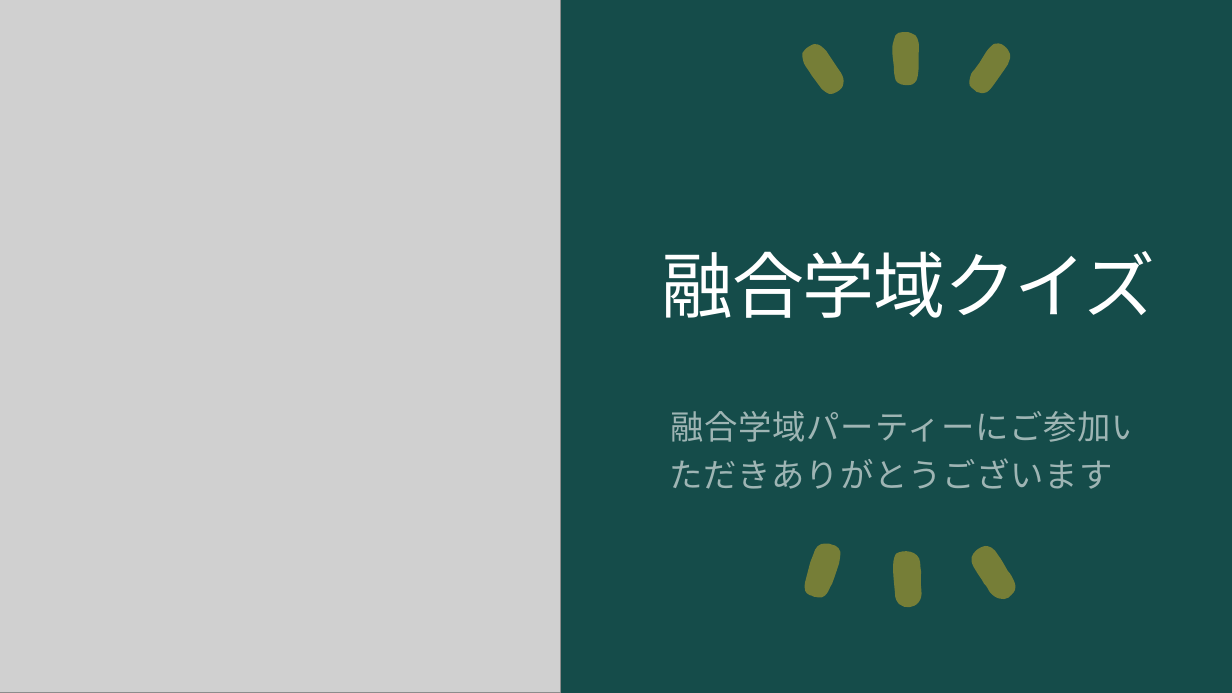
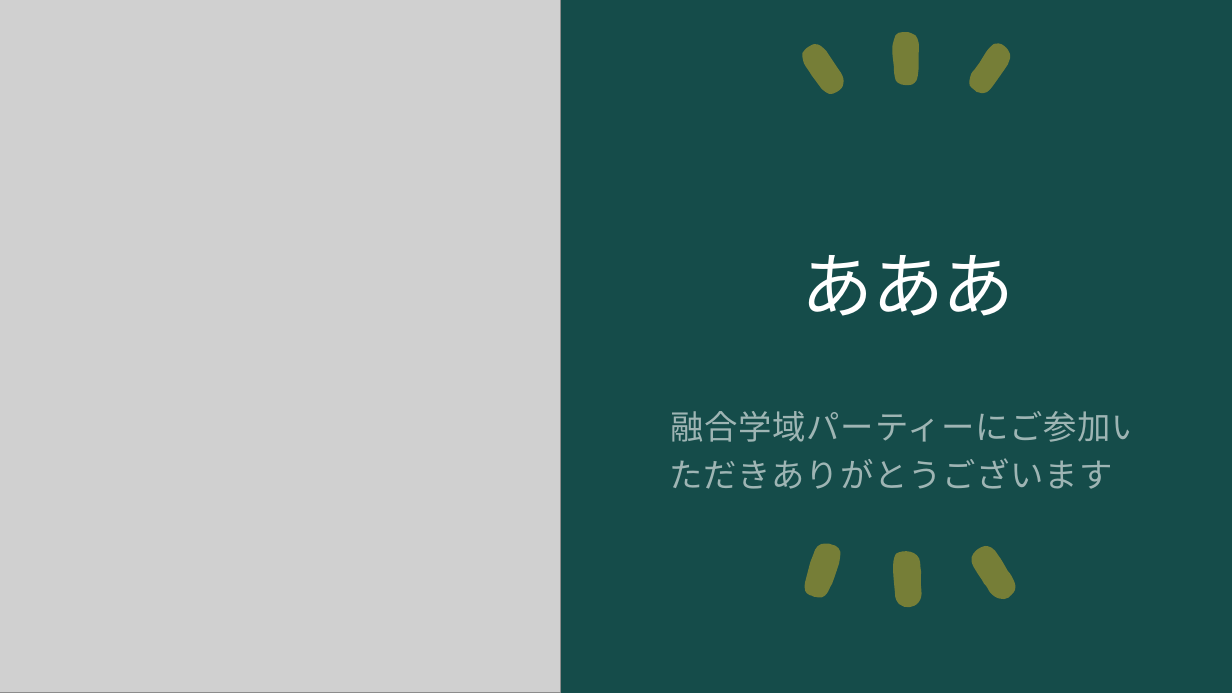
Before and after one commit to ogawa3427/utils, a slide deck: slide 1 of 2024quiz/quiz.pptx. Drawn at 1232x693 pixels with LibreOffice and Linux fonts; fonts in the diff are those of the drawing; grey boxes stand for pictures. Boxes give left, top, right and bottom in pixels: in the first picture for what was removed or moved away, otherwise in the second. Text is boxed around its words. In the diff, an @@ line names an element or a change of style, - is before the commit and + after.

```diff
--- a/2024quiz/quiz.pptx
+++ b/2024quiz/quiz.pptx
@@ title at [802,255,1015,316]: text changed @@
-融合学域クイズ
+あああ
```
Also in this commit, not shown: 1 other file.
